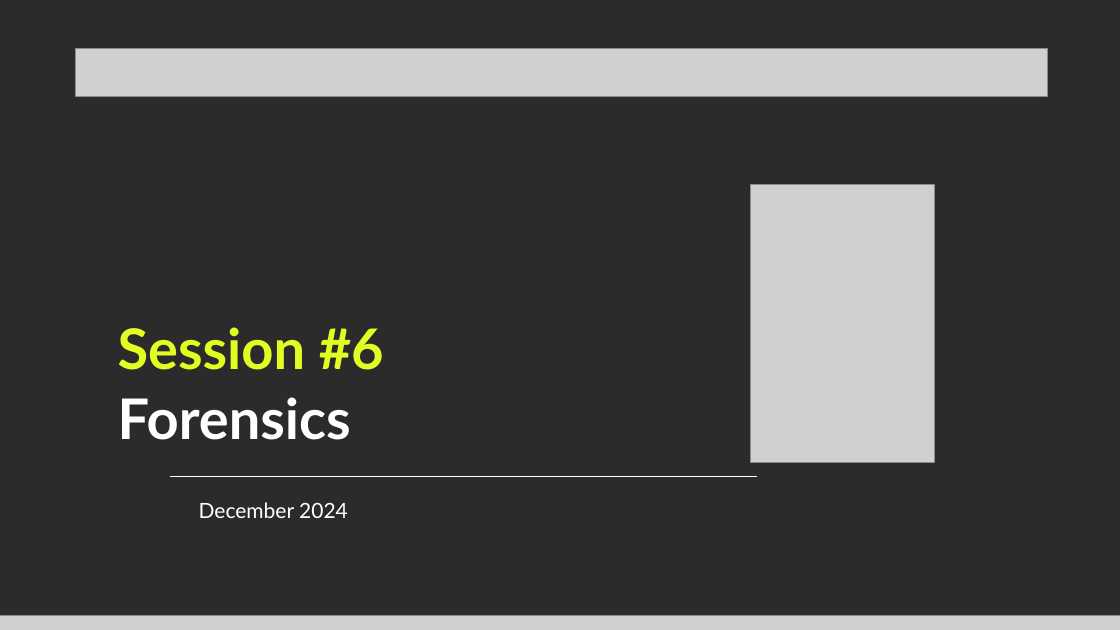
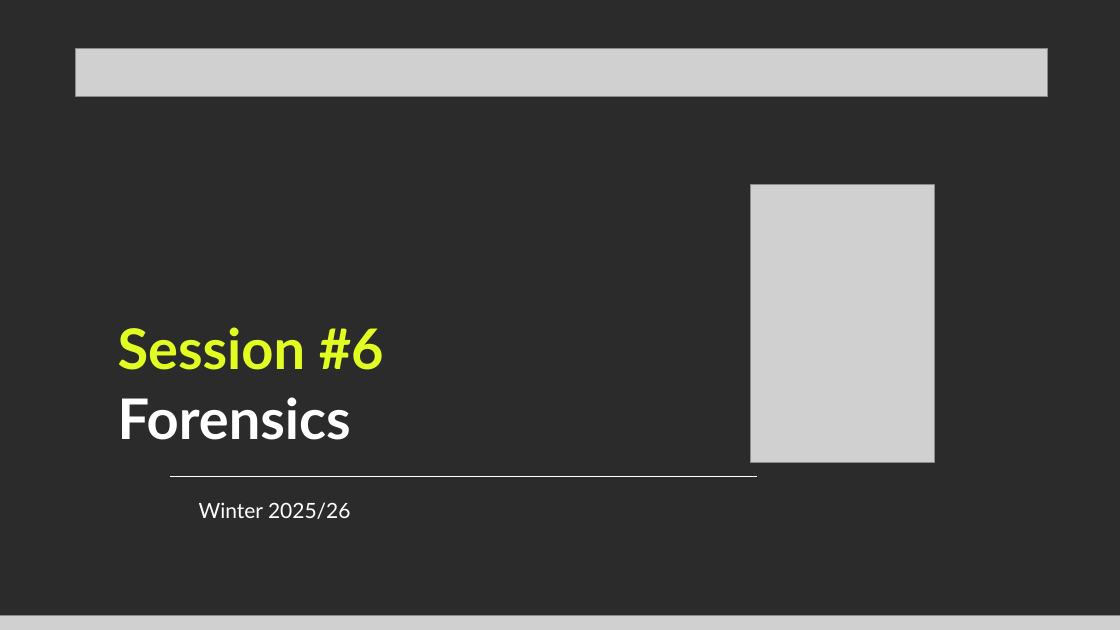
Before and after one commit to Technipwn/Technipwn.github.io, a slide deck: slide 1 of files/forensics_w25.pptx. Drawn at 1120x630 pixels with LibreOffice and Linux fonts; fonts in the diff are those of the drawing; grey boxes stand for pictures; background and template pictures are left out; a plain dark background stands for a picture behind light text. Boxes give left, top, right and bottom in pixels: in the first picture for what was removed or moved away, otherwise in the second. Text is boxed around its words. In the diff, an @@ line names an element or a change of style, - is before the commit and + after.

```diff
--- a/files/forensics_w25.pptx
+++ b/files/forensics_w25.pptx
@@ text at box(199, 502, 351, 519): text changed @@
-December 2024
+Winter 2025/26
```
Also in this commit, not shown: 25 other files.
